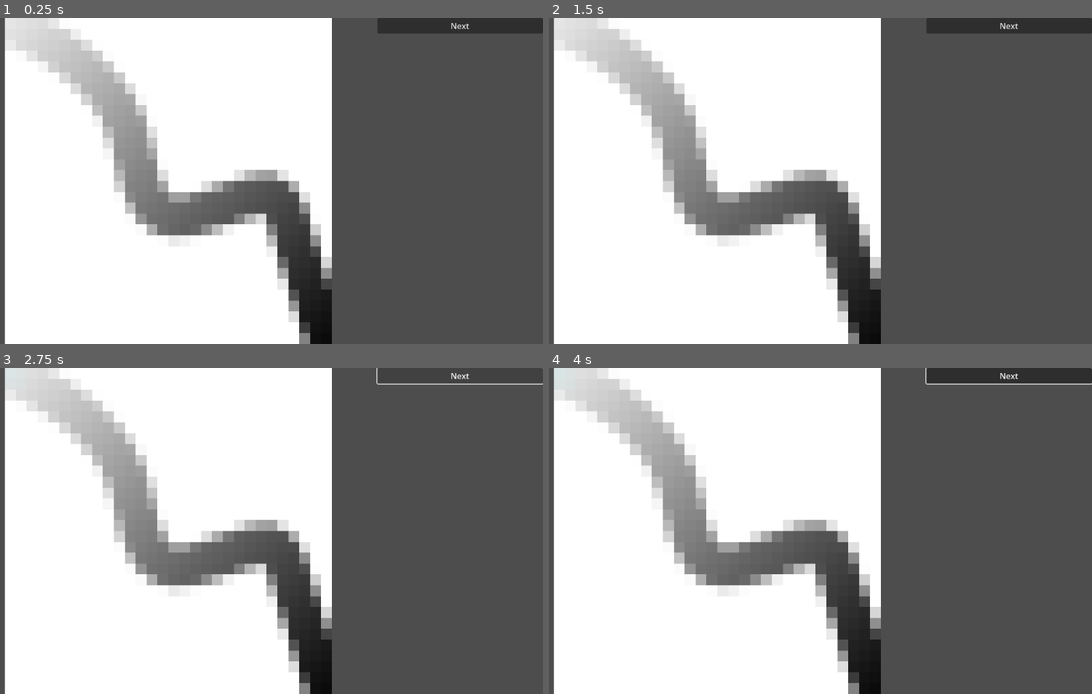
Above: before the commit, frames 1-4 (two rows, left to right).
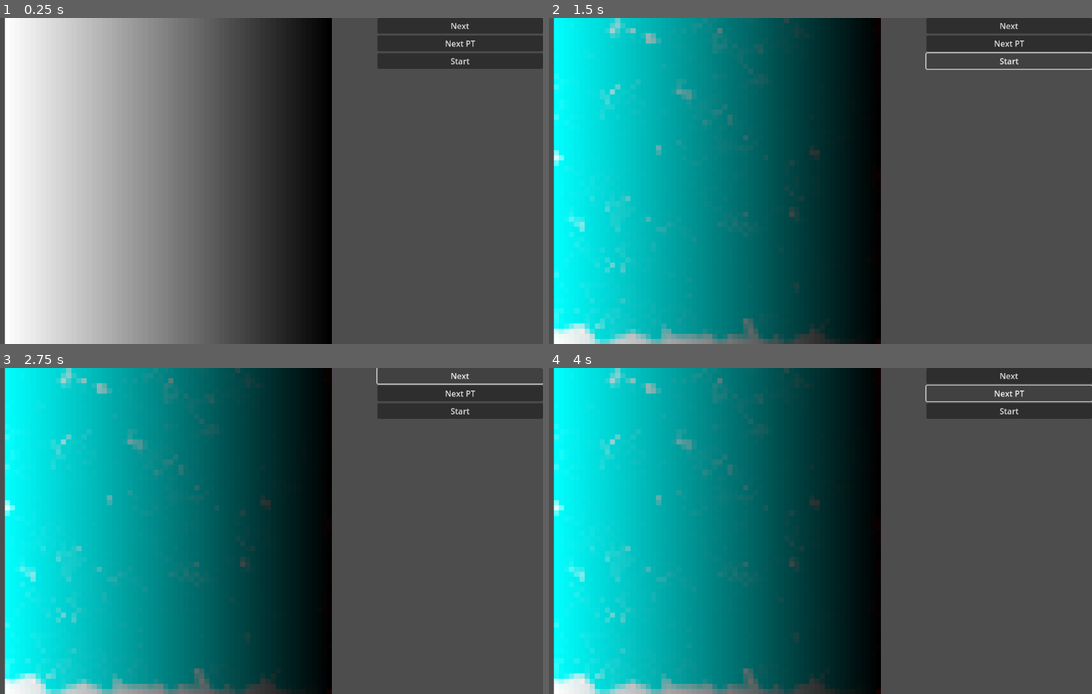
Above: after the commit, the same moments.

Repository: Dams4K/Tipe
Game: Godot game, scene res://erosion/viewer.tscn
The game is run twice, just before and just after one commit, with the same random seed, the same clock (stepped at 60 frames per second) and the same inputs.
Inputs (mouse positions are in pixels of both pictures, inside the frame that each line leads up to):
- Up to frame 1 (0.25 s): no input
- Up to frame 2 (1.5 s): click (1010, 60) at 0.5 s, where only the run after the commit has a clickable "Start"; click (1010, 60) at 1.25 s, where only the run after the commit has a clickable "Start"
- Up to frame 3 (2.75 s): click "Next" at 2 s
- Up to frame 4 (4 s): click "Next" at 2.75 s; click (1010, 394) at 3.5 s, where only the run after the commit has a clickable "Next PT"

The runs differ from the first frame. In frame 1, 50% of the frame differs, in the area x 0-100%, y 0-100%; in frame 2, 61%; in frame 3, 63%; in frame 4, 61%.

Commit message:
blablabla

Diff:
--- a/erosion/erosion_texture2d.gd
+++ b/erosion/erosion_texture2d.gd
@@ -16,7 +16,18 @@
 var current_image: Image
 
 func next():
+	if brush_weights.is_empty():
+		brush_weights = generate_weights()
 	move_particle(current_pt, current_image)
+
+func next_particle():
+	if current_image == null:
+		current_image = base_texture.get_image()
+	current_pt = Particle.new()
+	current_pt.pos = Vector2(
+		randf_range(0, current_image.get_size().x-1),
+		randf_range(0, current_image.get_size().y-1),
+	)
 
 #region Particle class
 class Particle extends Object:
@@ -129,7 +140,7 @@
 func depose(amount: float, at: Vector2, image: Image) -> void:
 	var pixel_pos := Vector2i(at)
 	#var offset: Vector2 = at - Vector2(pixel_pos)
-	prints("amount deposed:", amount)
+	#prints("amount deposed:", amount)
 	var c := image.get_pixelv(pixel_pos)
 	c.r += amount
 	image.set_pixelv(pixel_pos, c)
@@ -154,11 +165,10 @@
 
 ## keys: offsets
 ## values: weights
-var brush_weights: Dictionary = generate_weights()
+var brush_weights: Dictionary = {}
 
 func generate_weights() -> Dictionary:
 	var weights := {}
-
 	var weight_sum = 0
 
 	for j in range(-radius, radius+1):
@@ -228,3 +238,6 @@
 func _get_rid():
 	texture.get_rid()
 #endregion
+
+func get_image2():
+	return current_image
--- /dev/null
+++ b/erosion/nosie.tres
@@ -0,0 +1,8 @@
+[gd_resource type="NoiseTexture2D" load_steps=2 format=3 uid="uid://sx781nahq1i"]
+
+[sub_resource type="FastNoiseLite" id="FastNoiseLite_6xiyk"]
+
+[resource]
+width = 64
+height = 64
+noise = SubResource("FastNoiseLite_6xiyk")
--- a/erosion/viewer.gd
+++ b/erosion/viewer.gd
@@ -4,3 +4,18 @@
 
 func _on_next_button_pressed() -> void:
 	erosion_texture.texture.next()
+	print(erosion_texture.texture.current_pt.pos)
+
+
+func _on_start_button_pressed() -> void:
+	for i in range(10_00):
+		print(i)
+		for j in range(30):
+			erosion_texture.texture.next()
+		erosion_texture.texture.next_particle()
+	print("finished")
+
+
+func _on_next_pt_button_pressed() -> void:
+	erosion_texture.texture.next_particle()
+	print(erosion_texture.texture.current_pt.pos)
--- a/erosion/viewer.tscn
+++ b/erosion/viewer.tscn
@@ -1,15 +1,21 @@
-[gd_scene load_steps=5 format=3 uid="uid://5tcgp4mpx62o"]
+[gd_scene load_steps=6 format=3 uid="uid://5tcgp4mpx62o"]
 
-[ext_resource type="Script" path="res://erosion/viewer.gd" id="1_h4grq"]
-[ext_resource type="Texture2D" uid="uid://cx76kl6at0tp1" path="res://image.png" id="2_m6reh"]
-[ext_resource type="Script" path="res://erosion/erosion_texture2d.gd" id="2_ufhgh"]
+[ext_resource type="Script" uid="uid://dhqownlj4ecdc" path="res://erosion/viewer.gd" id="1_h4grq"]
+[ext_resource type="Script" uid="uid://d0jm3j6pmsrfp" path="res://erosion/erosion_texture2d.gd" id="2_ufhgh"]
+
+[sub_resource type="Gradient" id="Gradient_6xiyk"]
+
+[sub_resource type="GradientTexture2D" id="GradientTexture2D_7wm4a"]
+gradient = SubResource("Gradient_6xiyk")
+fill_from = Vector2(1, 0)
+fill_to = Vector2(0, 0)
 
 [sub_resource type="Texture2D" id="Texture2D_03l6a"]
 resource_local_to_scene = false
 resource_name = ""
 script = ExtResource("2_ufhgh")
-base_texture = ExtResource("2_m6reh")
-radius = 4.0
+base_texture = SubResource("GradientTexture2D_7wm4a")
+radius = 2.0
 
 [node name="Viewer" type="HBoxContainer"]
 anchors_preset = 15
@@ -34,4 +40,14 @@
 layout_mode = 2
 text = "Next"
 
+[node name="NextPTButton" type="Button" parent="VBoxContainer"]
+layout_mode = 2
+text = "Next PT"
+
+[node name="StartButton" type="Button" parent="VBoxContainer"]
+layout_mode = 2
+text = "Start"
+
 [connection signal="pressed" from="VBoxContainer/NextButton" to="." method="_on_next_button_pressed"]
+[connection signal="pressed" from="VBoxContainer/NextPTButton" to="." method="_on_next_pt_button_pressed"]
+[connection signal="pressed" from="VBoxContainer/StartButton" to="." method="_on_start_button_pressed"]
--- a/stuff/base.gd
+++ b/stuff/base.gd
@@ -1,12 +1,15 @@
 @tool
 class_name TerrainGenerator
 extends Node3D
+
+@export_tool_button("generate") var g = create_terrain
 
 @export_custom(PROPERTY_HINT_LINK, "suffix:m") var size: Vector2i = Vector2i(10, 10):
 	set = set_size
 #@export_custom(PROPERTY_HINT_NONE, "suffix:m") var resolution := 1.0
 
 @export var height_map: Texture2D
+@export var factor := 5.0
 
 var mesh_instance: MeshInstance3D
 
@@ -43,7 +46,25 @@
 	mdt.create_from_surface(arr_mesh, 0)
 
 	# Add height
-	#TODO
+	if height_map != null:
+
+		if height_map is ErosionTexture2D:
+			for i in range(10_0):
+				print(height_map.current_pt.pos)
+				for j in range(30):
+					height_map.next()
+				height_map.next_particle()
+
+		height_map.get_image().save_png("res://result.png")
+
+		for i in range(mdt.get_vertex_count()):
+			var pos = mdt.get_vertex(i)
+
+			var v = height_map.get_image().get_pixel(int(pos.x + size.x/2), int(pos.z + size.y/2)).r
+			pos.y = v * factor
+
+			mdt.set_vertex(i, pos)
+
 
 	# Apply modifications to the ArrayMesh
 	arr_mesh.clear_surfaces()
@@ -52,6 +73,7 @@
 	return arr_mesh
 
 func create_terrain():
+	mesh_instance.mesh = null
 	var terrain := generate_terrain()
 	mesh_instance.mesh = terrain
 
--- a/world.tscn
+++ b/world.tscn
@@ -1,6 +1,7 @@
-[gd_scene load_steps=5 format=3 uid="uid://ch2b1uisvfrgl"]
+[gd_scene load_steps=9 format=3 uid="uid://ch2b1uisvfrgl"]
 
-[ext_resource type="Script" path="res://stuff/base.gd" id="1_tu1pb"]
+[ext_resource type="Script" uid="uid://73i8ob0axn86" path="res://stuff/base.gd" id="1_tu1pb"]
+[ext_resource type="Script" uid="uid://d0jm3j6pmsrfp" path="res://erosion/erosion_texture2d.gd" id="2_fj7yv"]
 
 [sub_resource type="ProceduralSkyMaterial" id="ProceduralSkyMaterial_wig2c"]
 sky_horizon_color = Color(0.64625, 0.65575, 0.67075, 1)
@@ -15,6 +16,25 @@
 tonemap_mode = 2
 glow_enabled = true
 
+[sub_resource type="Gradient" id="Gradient_f3sb7"]
+interpolation_mode = 2
+colors = PackedColorArray(1, 1, 1, 1, 0, 0, 0, 1)
+
+[sub_resource type="GradientTexture2D" id="GradientTexture2D_fj7yv"]
+gradient = SubResource("Gradient_f3sb7")
+fill = 1
+fill_from = Vector2(0.5, 0.5)
+fill_to = Vector2(1, 0.5)
+metadata/_snap_enabled = true
+
+[sub_resource type="Texture2D" id="Texture2D_tlwt5"]
+resource_local_to_scene = false
+resource_name = ""
+script = ExtResource("2_fj7yv")
+base_texture = SubResource("GradientTexture2D_fj7yv")
+radius = 1.0
+metadata/_custom_type_script = ExtResource("2_fj7yv")
+
 [node name="World" type="Node3D"]
 
 [node name="DirectionalLight3D" type="DirectionalLight3D" parent="."]
@@ -26,3 +46,5 @@
 
 [node name="TerrainGenerator" type="Node3D" parent="."]
 script = ExtResource("1_tu1pb")
+size = Vector2i(63, 63)
+height_map = SubResource("Texture2D_tlwt5")
Binary file changed: debug.png
Not shown, added: erosion/combine_texture.gd.uid
Not shown, added: erosion/erosion_texture2d.gd.uid
Not shown, added: erosion/viewer.gd.uid
Not shown, added: stuff/base.gd.uid
